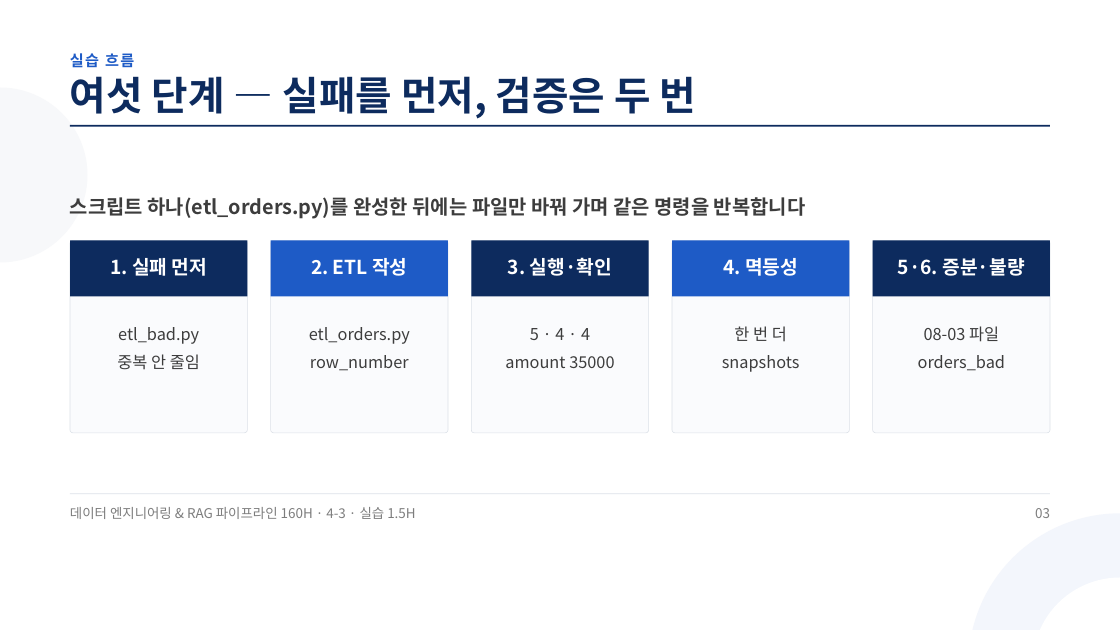
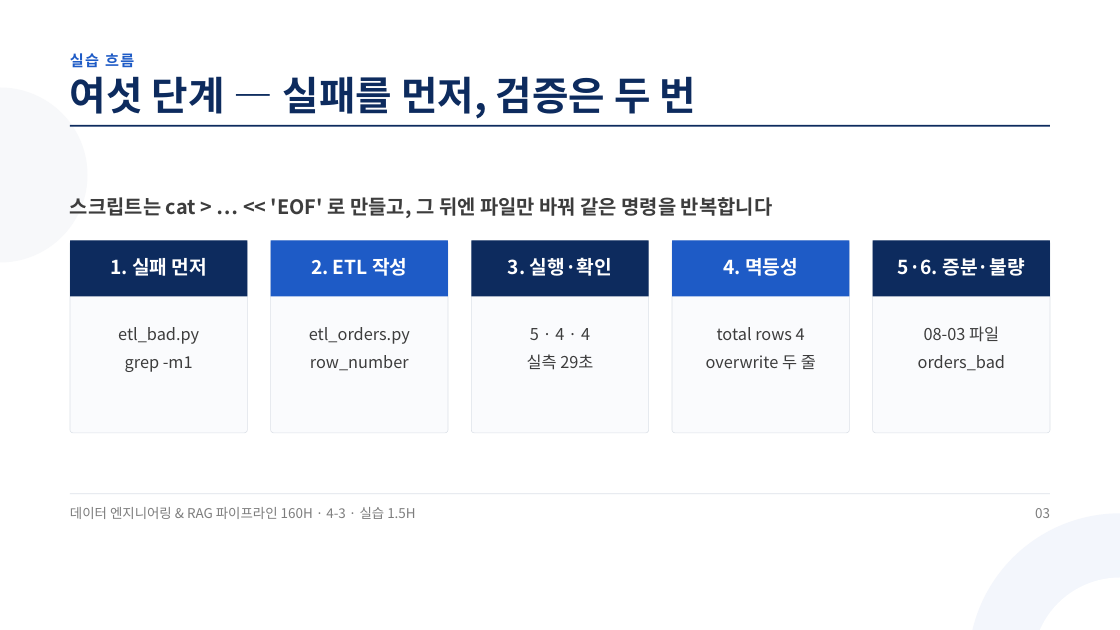
Before and after one commit to aebonlee/materials, a slide deck: slide 3 of data-eng/decks/w4d3s3.pptx. Drawn at 1120x630 pixels with LibreOffice and Linux fonts; fonts in the diff are those of the drawing. Boxes give left, top, right and bottom in pixels: in the first picture for what was removed or moved away, otherwise in the second. Text is boxed around its words. In the diff, an @@ line names an element or a change of style, - is before the commit and + after.

Commit message:
data-eng 4-3 덱 5(실습점검 신설) · 실패 캡처 — 2026-10-15 실측

```diff
--- a/data-eng/decks/w4d3s3.pptx
+++ b/data-eng/decks/w4d3s3.pptx
@@ text at box(70, 197, 772, 218): text changed @@
-스크립트 하나(etl_orders.py)를 완성한 뒤에는 파일만 바꿔 가며 같은 명령을 반복합니다
+스크립트는 cat > … << 'EOF' 로 만들고, 그 뒤엔 파일만 바꿔 같은 명령을 반복합니다
@@ text at box(706, 327, 816, 370): text changed @@
-한 번 더
-snapshots
+total rows 4
+overwrite 두 줄
@@ text at box(125, 356, 193, 372): text changed @@
-중복 안 줄임
+grep -m1
@@ text at box(527, 354, 593, 370): text changed @@
-amount 35000
+실측 29초
```
Also in this commit, not shown: 8 other slides changed, 12 other files.
